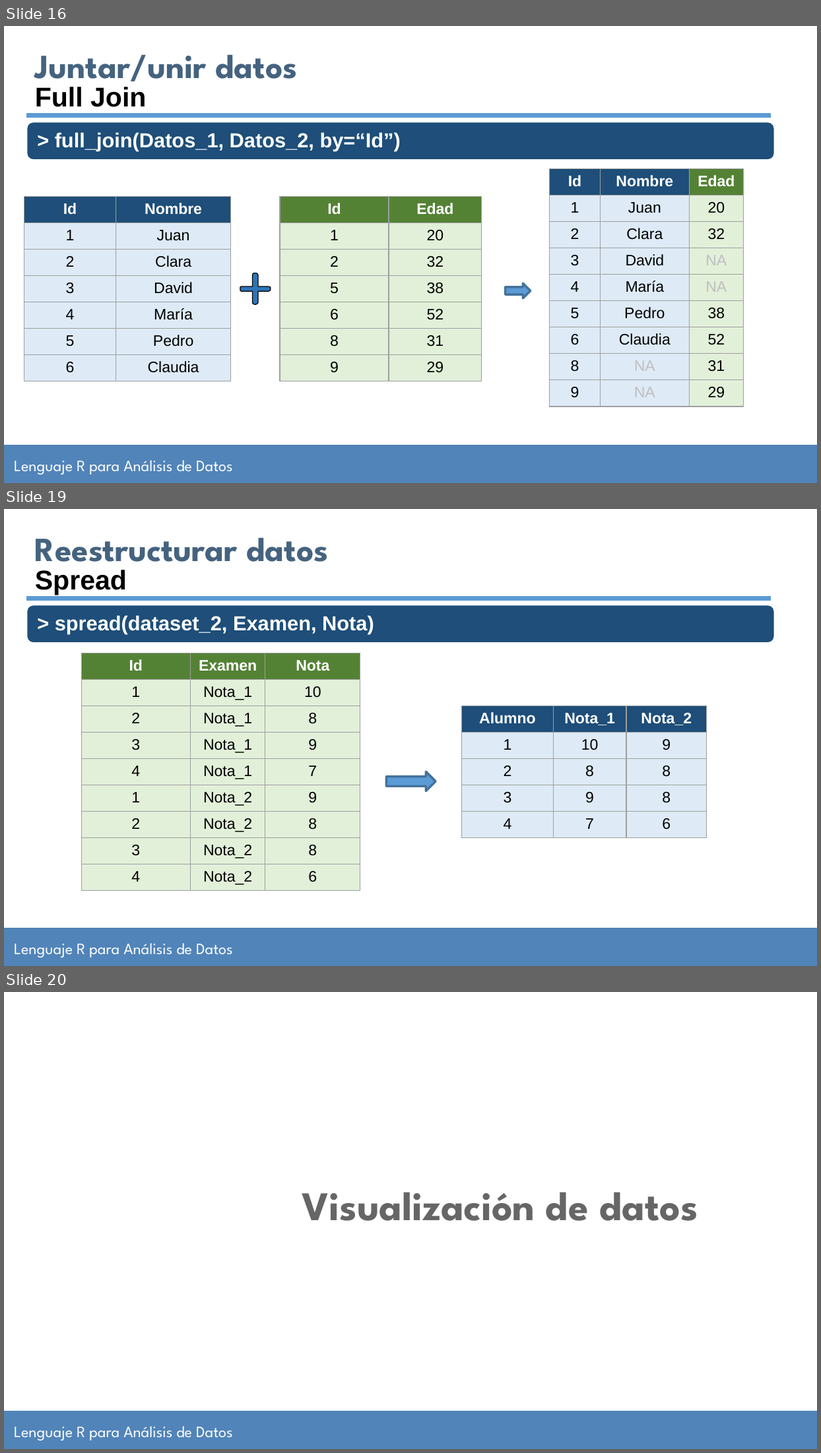
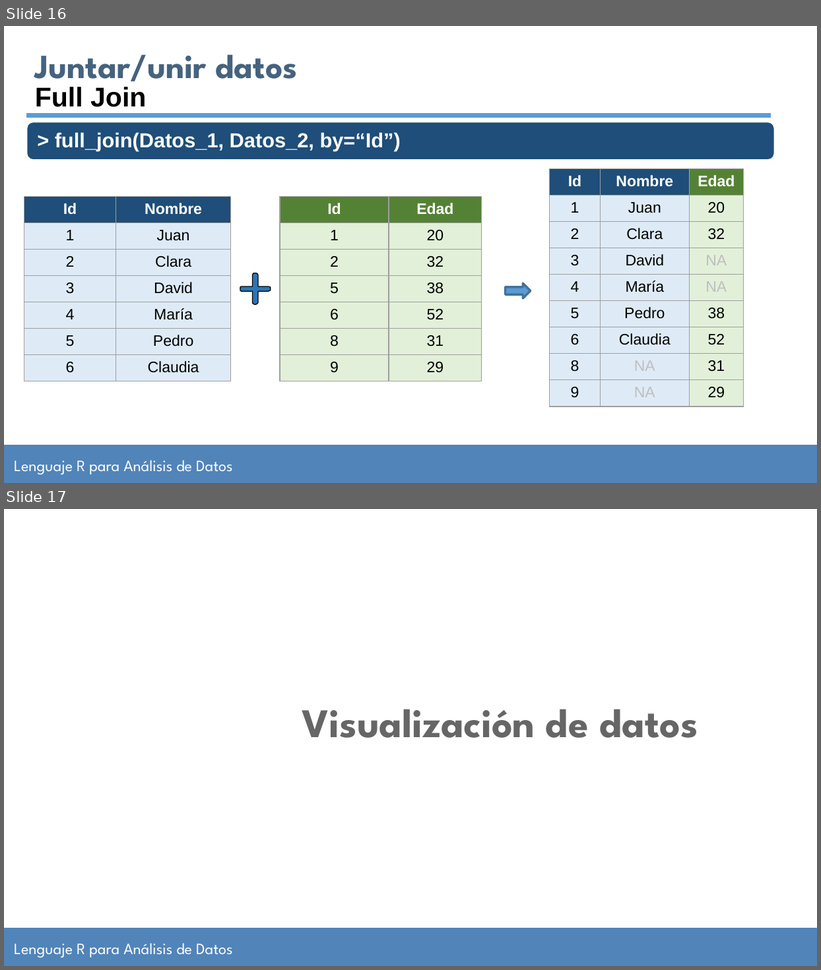
Before and after one commit to jsgarriga/curso-analisis-datos-r, a slide deck: Clase 5-ADR-06-09-2023/ManualAlumnoR_clase5.pptx. Shown one above the other, each under a label of ours: slides 16, 19 and 20 before the commit, slides 16 and 17 after it; the slides between them are not shown. The pictures are 821x1453 and 821x970 pixels, drawn with LibreOffice and Linux fonts; fonts in the diff are those of the drawing; background and template pictures are left out. Boxes give left, top, right and bottom in pixels: in the first picture for what was removed or moved away, otherwise in the second. Text is boxed around its words. In the diff, an @@ line names an element or a change of style, - is before the commit and + after.

```diff
--- a/Clase 5-ADR-06-09-2023/ManualAlumnoR_clase5.pptx
+++ b/Clase 5-ADR-06-09-2023/ManualAlumnoR_clase5.pptx
@@ slide 19 removed at <box>4,509,817,966</box>, background #FFFFFF; not listed: 2 template elements that a slide beside it also shows @@
@@ text removed at <box>35,537,329,571</box> @@
-Reestructurar datos
@@ text removed at <box>35,570,127,595</box> @@
-Spread
@@ rounded rectangle removed at <box>26,605,775,643</box> @@
@@ line removed from (26, 599) to (771, 599) @@
@@ text removed at <box>55,615,374,634</box> @@
-> spread(dataset_2, Examen, Nota)
@@ table removed at <box>81,653,360,891</box>, 9 rows, 3 columns @@
-Id | Examen | Nota
-1 | Nota_1 | 10
-2 | Nota_1 | 8
-3 | Nota_1 | 9
-4 | Nota_1 | 7
-1 | Nota_2 | 9
-2 | Nota_2 | 8
-3 | Nota_2 | 8
-4 | Nota_2 | 6
@@ table removed at <box>462,706,708,838</box>, 5 rows, 3 columns @@
-Alumno | Nota_1 | Nota_2
-1 | 10 | 9
-2 | 8 | 8
-3 | 9 | 8
-4 | 7 | 6
@@ right arrow removed at <box>386,772,436,791</box> @@
@@ what was slide 20 is now slide 17 @@
```
Also in this commit, not shown: 1 slide changed, 2 slides added, 4 other slides removed.
